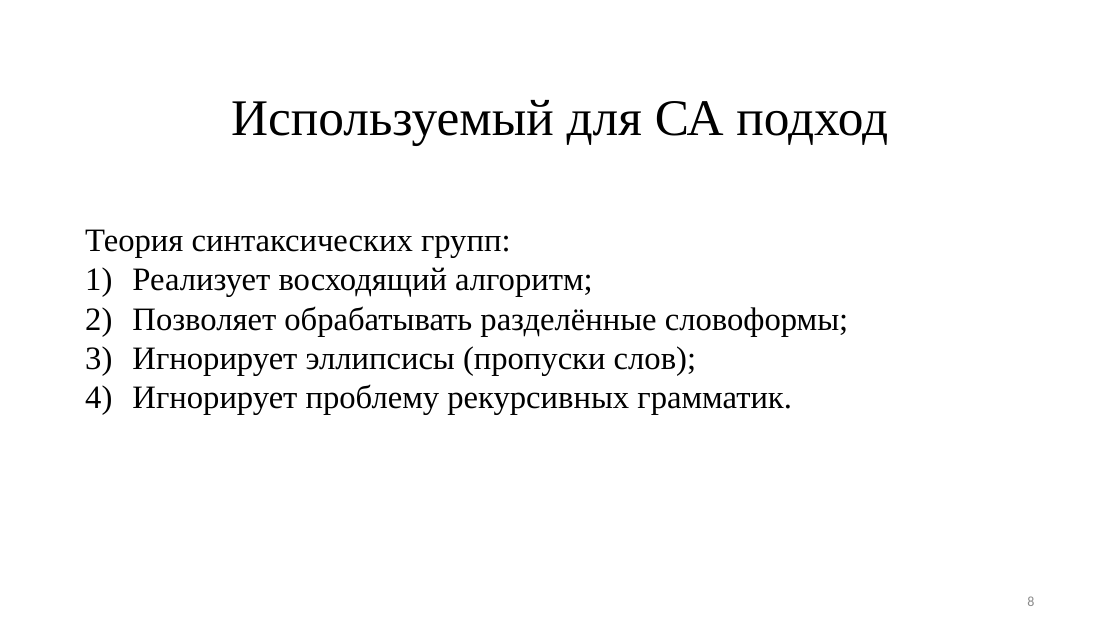
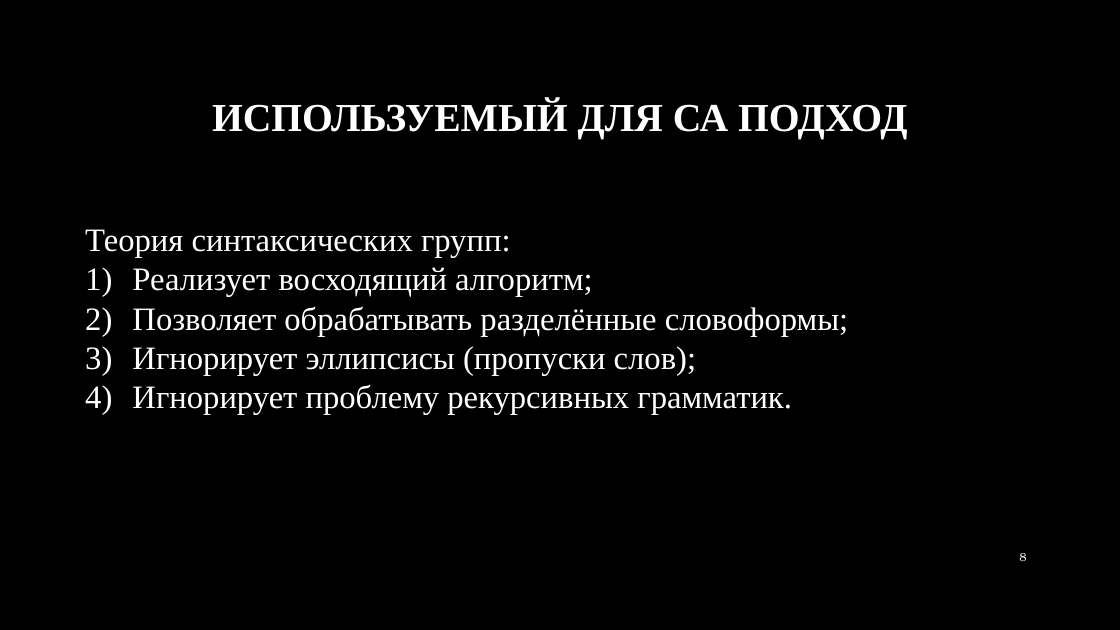
Before and after one commit to DMfananddu/Diploma, a slide deck: slide 8 of Защита диплома.pptx. Drawn at 1120x630 pixels with LibreOffice and Linux fonts; fonts in the diff are those of the drawing; background and template pictures are left out. Boxes give left, top, right and bottom in pixels: in the first picture for what was removed or moved away, otherwise in the second. Text is boxed around its words. In the diff, an @@ line names an element or a change of style, - is before the commit and + after.

```diff
--- a/Защита диплома.pptx
+++ b/Защита диплома.pptx
@@ background #FFFFFF to picture (left out) @@
@@ title at [212, 100, 908, 139]: text changed; size 44 to 34 pt; text colour #000000 to #FFFFFF; bold on @@
-Используемый для СА подход
+ИСПОЛЬЗУЕМЫЙ ДЛЯ СА ПОДХОД
@@ text "Теория синтаксических групп:" at [85, 229, 848, 415]: text colour #000000 to #FFFFFF @@
@@ page number: place and size @@
-page number at [1027, 596, 1034, 606]
+page number at [1019, 553, 1026, 561]
@@ page number at [1019, 553, 1026, 561]: size 12 to 10 pt, font Calibri to TeX Gyre Bonum, text colour #8C8C8C to #FFFFFF @@
```
Also in this commit, not shown: 13 other slides changed, 1 slide added, 1 slide removed.
